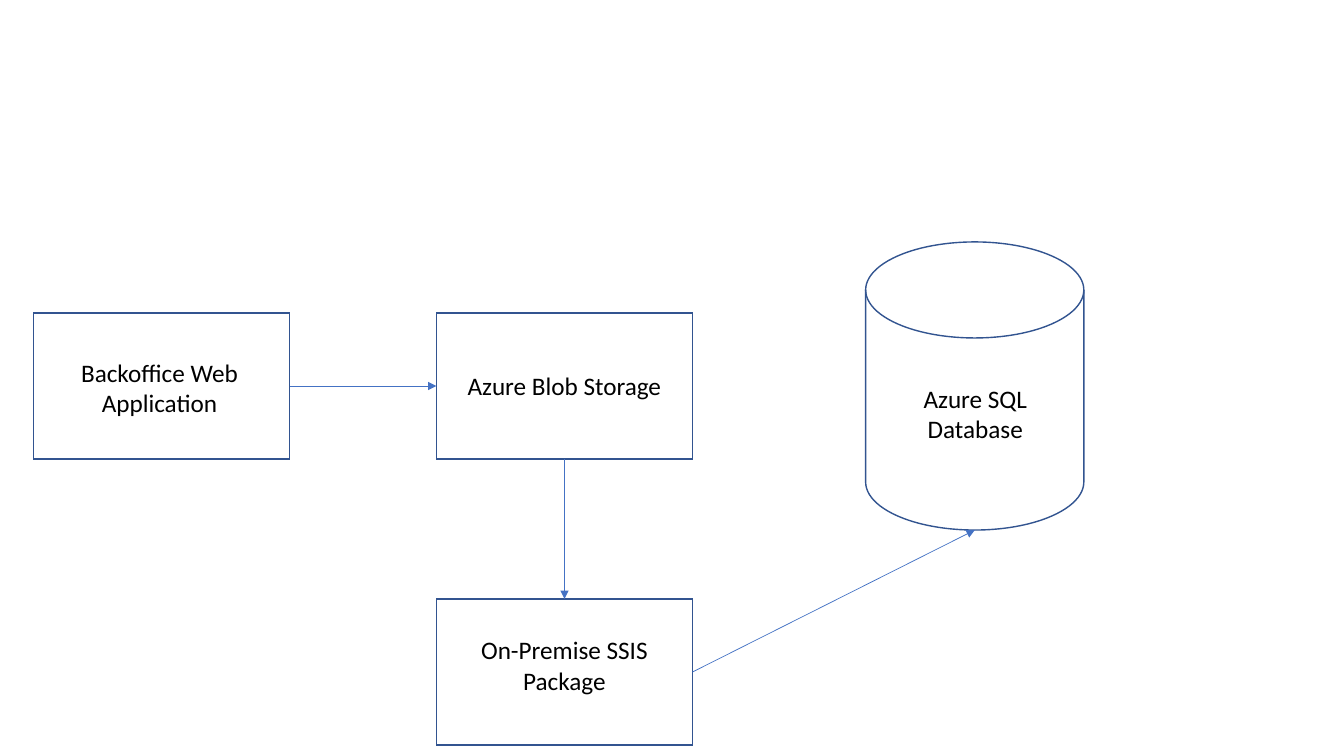
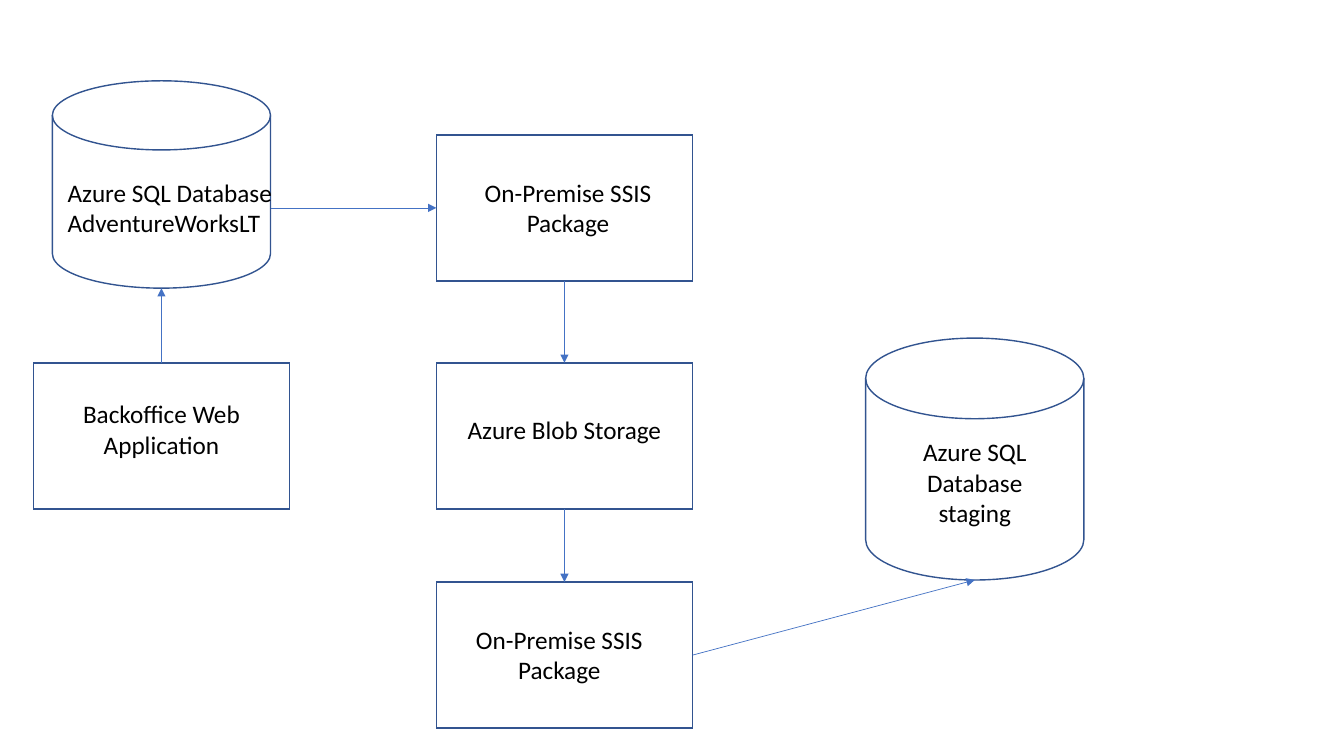
Before and after one commit to agent86ray/MSSQLTips, a slide deck: slide 2 of CreateHybridEnvironmentForSSISDevelopment/HybridSSISEnvironmentDiagram.pptx. Drawn at 1344x756 pixels with LibreOffice and Linux fonts; fonts in the diff are those of the drawing. Boxes give left, top, right and bottom in pixels: in the first picture for what was removed or moved away, otherwise in the second. Text is boxed around its words. In the diff, an @@ line names an element or a change of style, - is before the commit and + after.

```diff
--- a/CreateHybridEnvironmentForSSISDevelopment/HybridSSISEnvironmentDiagram.pptx
+++ b/CreateHybridEnvironmentForSSISDevelopment/HybridSSISEnvironmentDiagram.pptx
@@ cylinder added at bbox=[52, 81, 270, 288], outline #325491 1 pt @@
@@ rectangle added at bbox=[437, 135, 693, 281], outline #325491 1 pt @@
@@ text added at bbox=[68, 181, 272, 233], 18 pt, text #000000 @@
+Azure SQL Database AdventureWorksLT
@@ arrow moved from (289, 386) - (437, 386) to (270, 208) - (437, 208) @@
@@ text added at bbox=[485, 184, 651, 237], 18 pt, text #000000 @@
+On-Premise SSIS Package
@@ arrow added from (161, 363) to (161, 288), #4472C4 0.5 pt @@
@@ arrow added from (565, 281) to (565, 363), #4472C4 0.5 pt @@
@@ cylinder: place and size @@
-cylinder at bbox=[866, 242, 1084, 530]
+cylinder at bbox=[866, 338, 1084, 580]
@@ text "Backoffice Web Application": place and size @@
-text "Backoffice Web Application" at bbox=[81, 364, 238, 416]
+text "Backoffice Web Application" at bbox=[83, 405, 240, 458]
@@ text "Azure Blob Storage": place and size @@
-text "Azure Blob Storage" at bbox=[468, 377, 661, 400]
+text "Azure Blob Storage" at bbox=[468, 421, 661, 444]
@@ text "Azure SQL Database": place and size @@
-text "Azure SQL Database" at bbox=[924, 391, 1027, 439]
+text "Azure SQL Database" at bbox=[923, 444, 1026, 527]
@@ 2 rectangles, 1 double arrow: place and size @@
-2 rectangles, 1 double arrow at bbox=[33, 313, 693, 459]
+2 rectangles, 1 double arrow at bbox=[33, 363, 693, 509]
@@ arrow moved from (565, 459) - (565, 599) to (565, 509) - (565, 582) @@
@@ text at bbox=[939, 504, 1011, 527]: paragraph added @@
+staging
@@ rectangle: place and size @@
-rectangle at bbox=[437, 599, 693, 745]
+rectangle at bbox=[437, 582, 693, 728]
@@ arrow moved from (693, 673) - (975, 530) to (693, 655) - (975, 580) @@
@@ text "On-Premise SSIS Package": place and size @@
-text "On-Premise SSIS Package" at bbox=[481, 641, 648, 695]
+text "On-Premise SSIS Package" at bbox=[476, 631, 642, 684]
```
Also in this commit, not shown: 1 other file.
